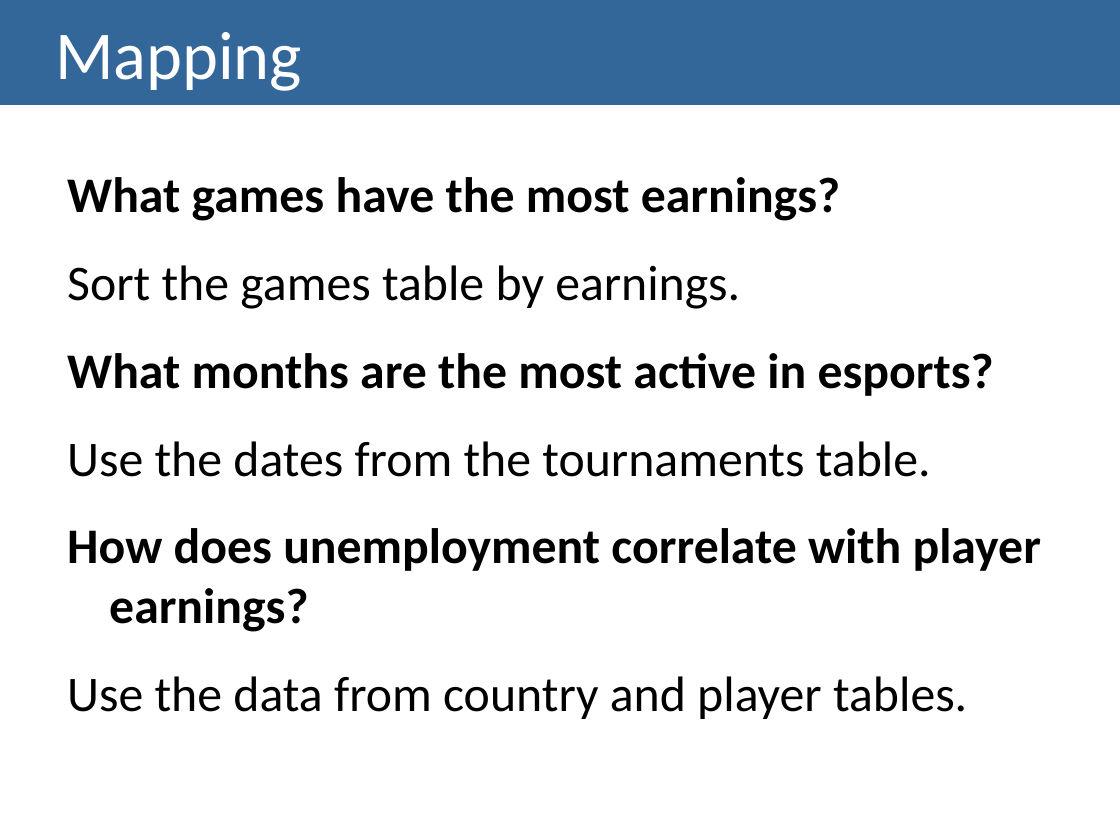
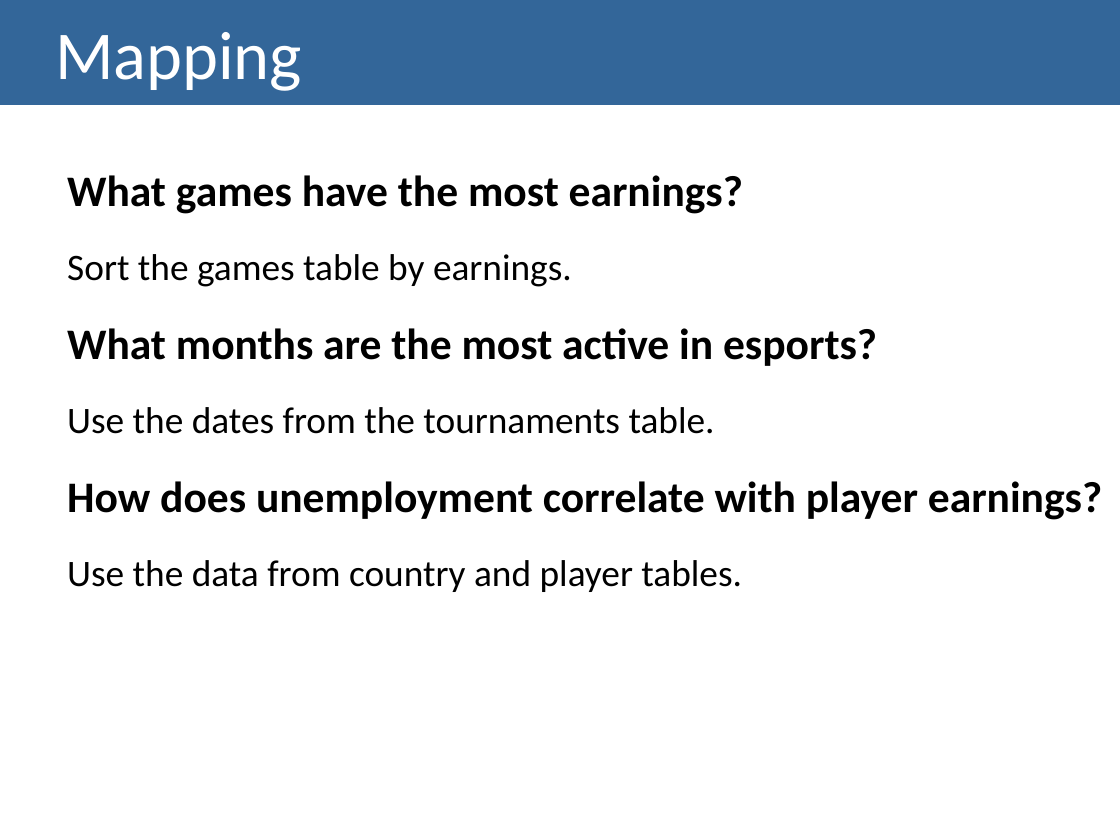
Before and after one commit to lucasrafael98/IV1819-esports, a slide deck: slide 18 of docs/Checkpoint II - Presentation.pptx. Drawn at 1120x840 pixels with LibreOffice and Linux fonts; fonts in the diff are those of the drawing. Boxes give left, top, right and bottom in pixels: in the first picture for what was removed or moved away, otherwise in the second. Text is boxed around its words. In the diff, an @@ line names an element or a change of style, - is before the commit and + after.

```diff
--- a/docs/Checkpoint II - Presentation.pptx
+++ b/docs/Checkpoint II - Presentation.pptx
@@ text "What games have the most ..." at (x1=67, y1=175, x2=1102, y2=592): size 32 to 28 pt in "What games have the most earnings?", "What months are the most active in ...", "How does unemployment correlate with player earnings?"; size 32 to 24 pt in "Sort the games table by earnings.", "Use the dates from the tournaments table.", "Use the data from country and player ..." @@
```
Also in this commit, not shown: 7 other slides changed.
